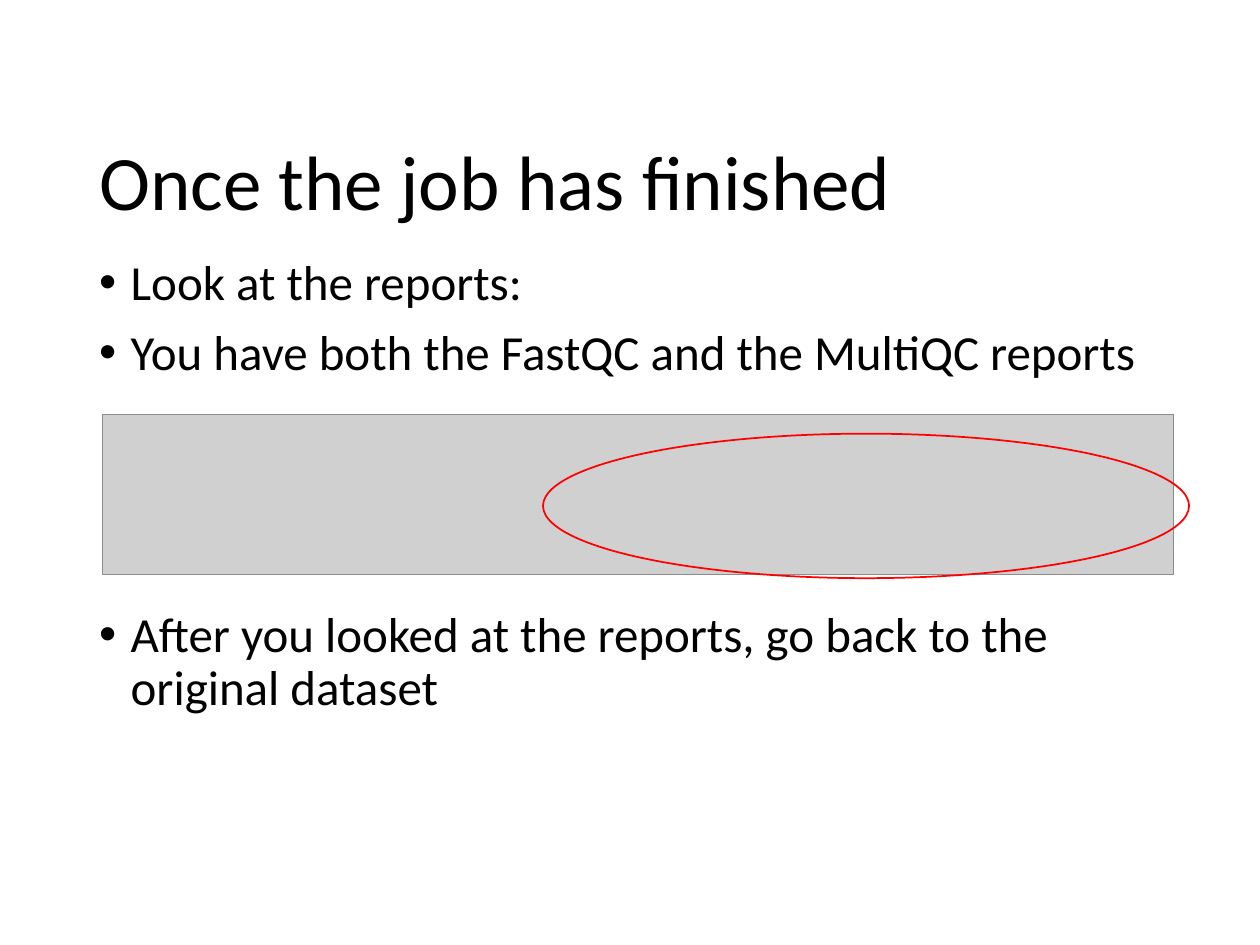
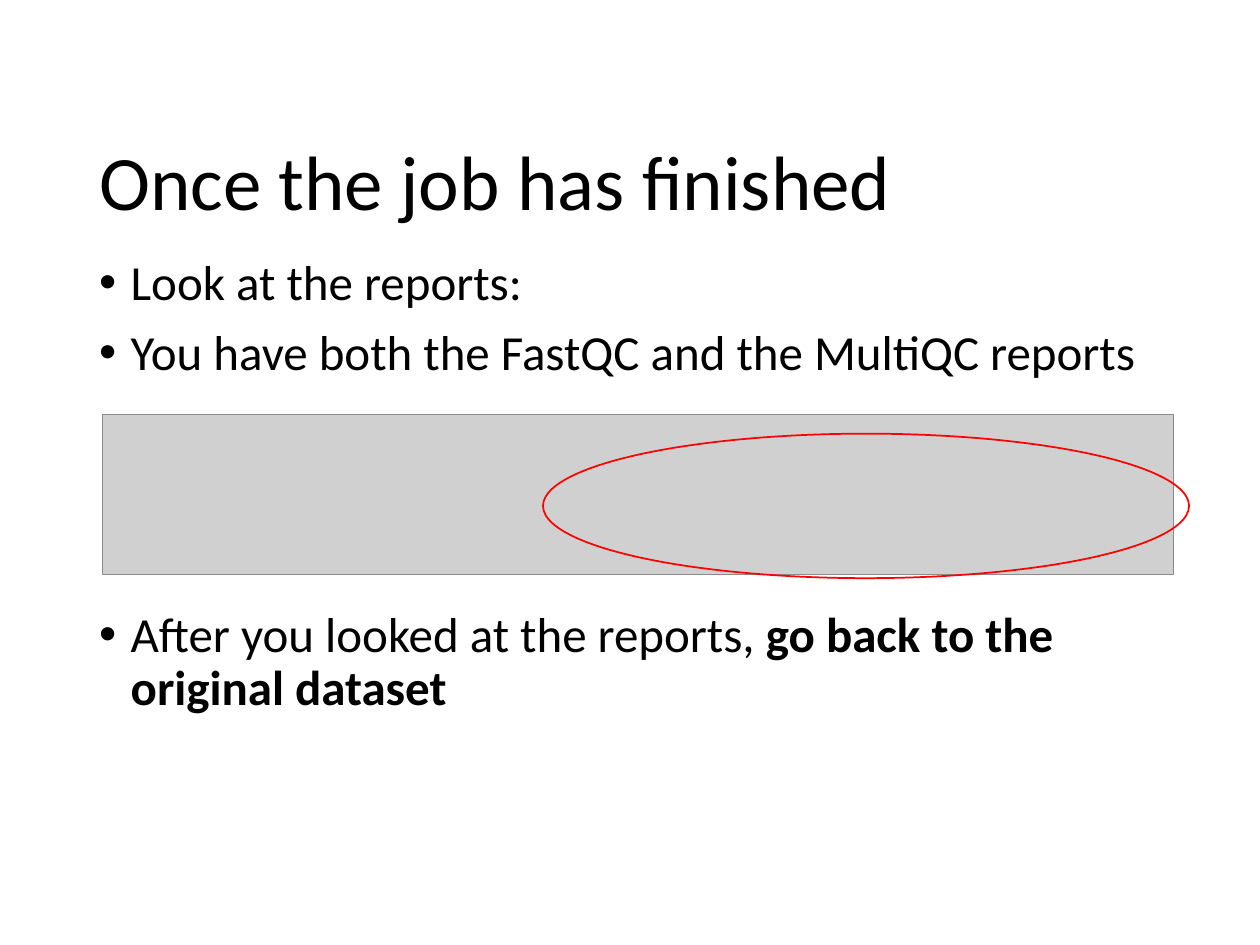
Before and after one commit to zajacn/metagenomics_course_FGCZ, a slide deck: slide 5 of instructions/FastQC.pptx. Drawn at 1260x945 pixels with LibreOffice and Linux fonts; fonts in the diff are those of the drawing; grey boxes stand for pictures; background and template pictures are left out. Boxes give left, top, right and bottom in pixels: in the first picture for what was removed or moved away, otherwise in the second. Text is boxed around its words. In the diff, an @@ line names an element or a change of style, - is before the commit and + after.

```diff
--- a/instructions/FastQC.pptx
+++ b/instructions/FastQC.pptx
@@ text at <box>131,617,1053,714</box>: bold on in "go back to the original dataset" @@
```
Also in this commit, not shown: 4 other slides changed, 3 other files.
